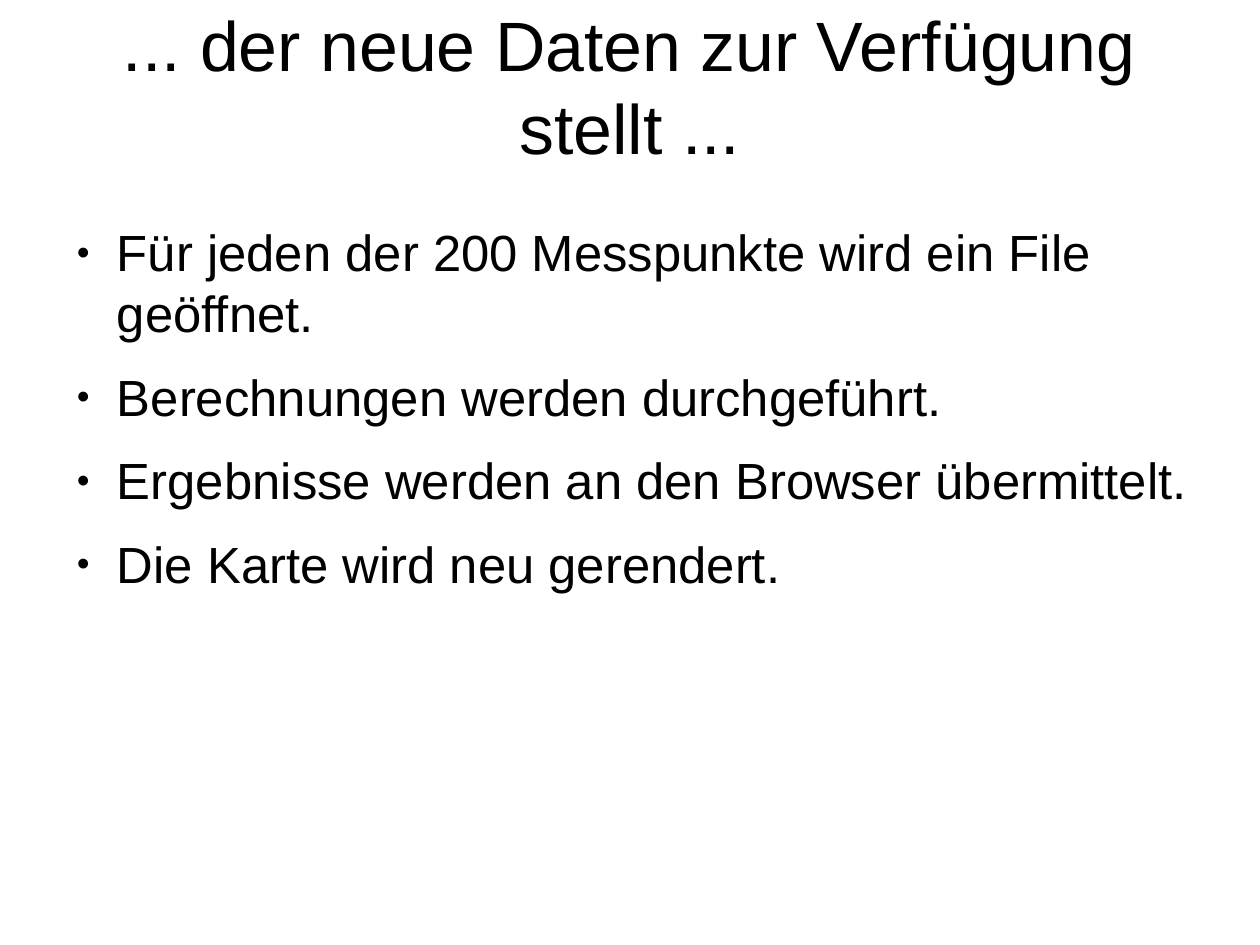
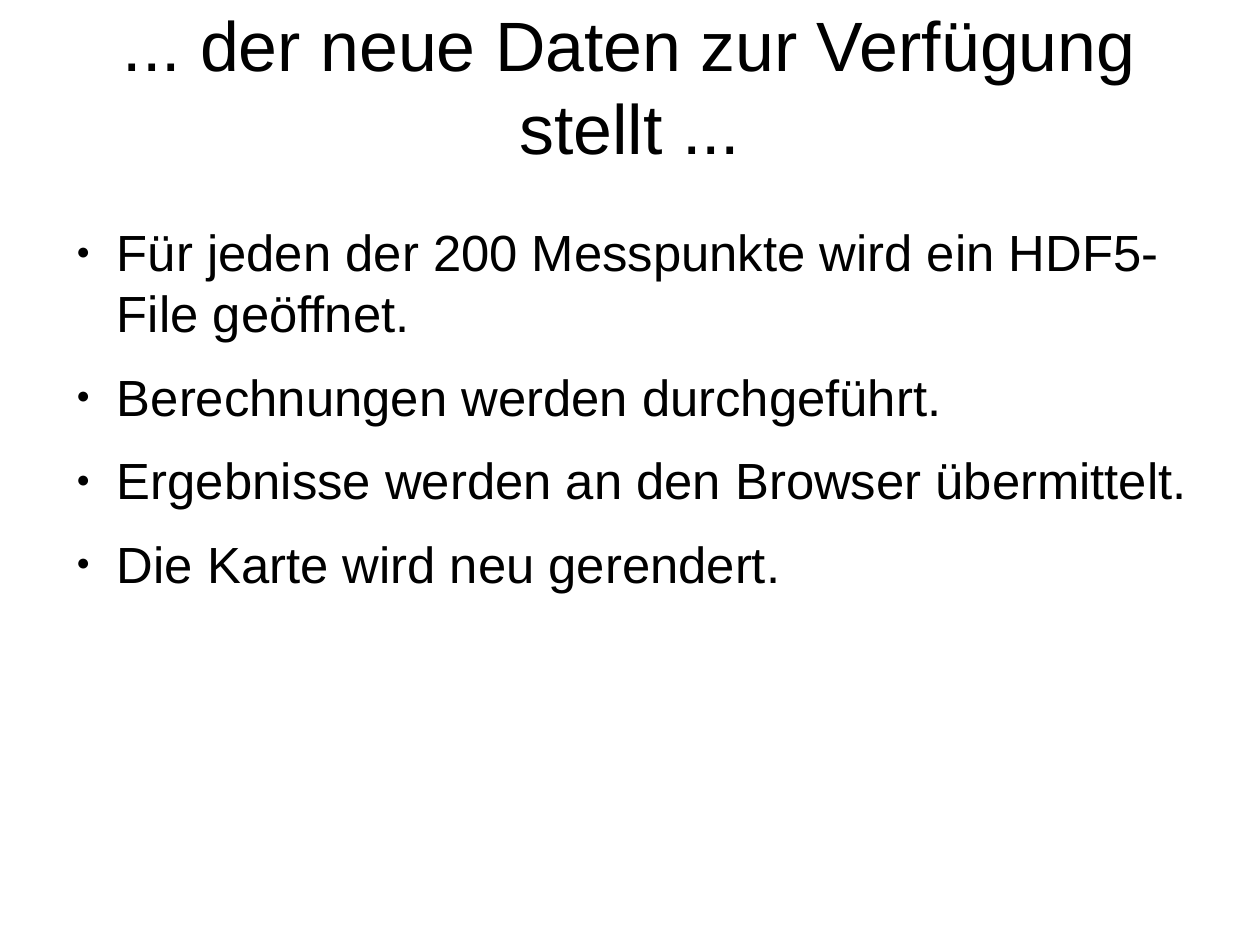
Before and after one commit to Inqbus/python_summit, a slide deck: slide 23 of vortrag/bokeh_sandra.odp (slide 21 before the commit). Drawn at 1260x945 pixels with LibreOffice and Linux fonts; fonts in the diff are those of the drawing. Boxes give left, top, right and bottom in pixels: in the first picture for what was removed or moved away, otherwise in the second. Text is boxed around its words. In the diff, an @@ line names an element or a change of style, - is before the commit and + after.

```diff
--- a/vortrag/bokeh_sandra.odp
+++ b/vortrag/bokeh_sandra.odp
@@ text at bbox=[117, 234, 1159, 343]: text changed @@
-● Für jeden der 200 Messpunkte wird ein File geöffnet.
+● Für jeden der 200 Messpunkte wird ein HDF5-File geöffnet.
```
Also in this commit, not shown: 9 other slides changed, 4 slides added, 1 slide removed, 5 other files.
